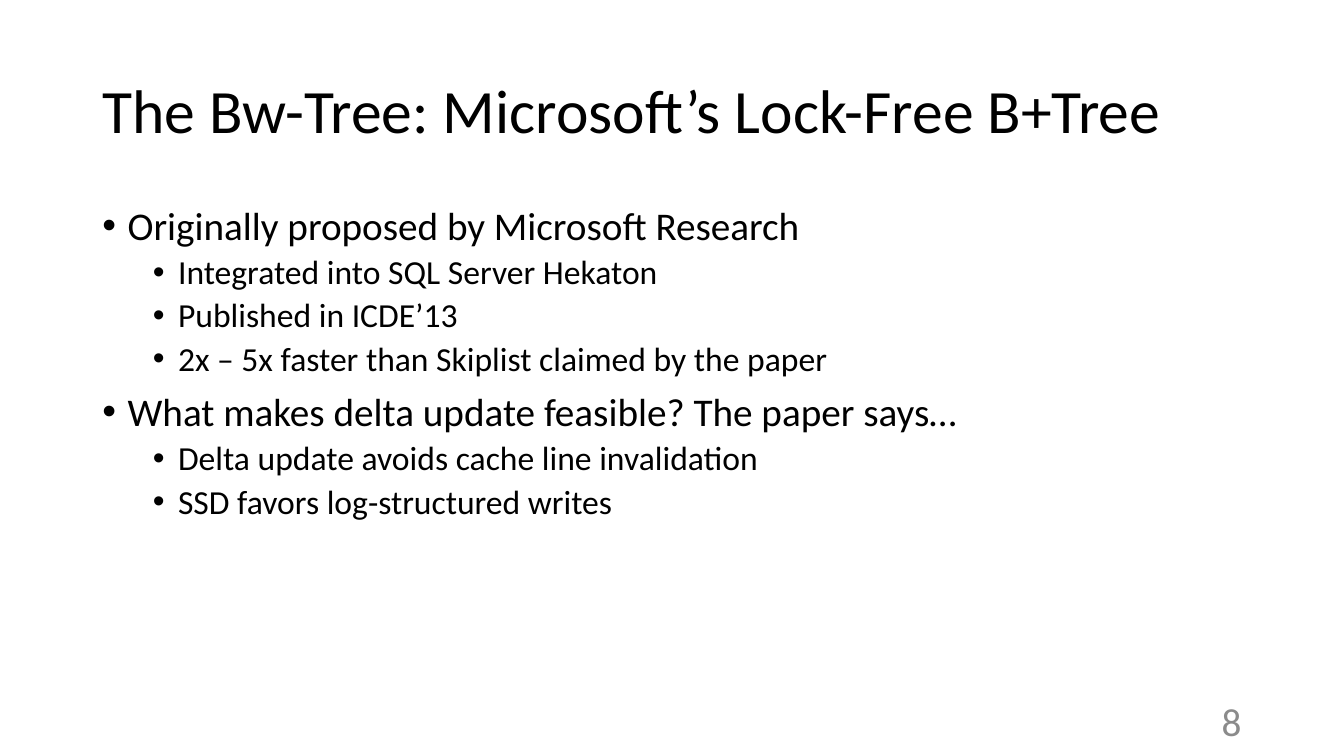
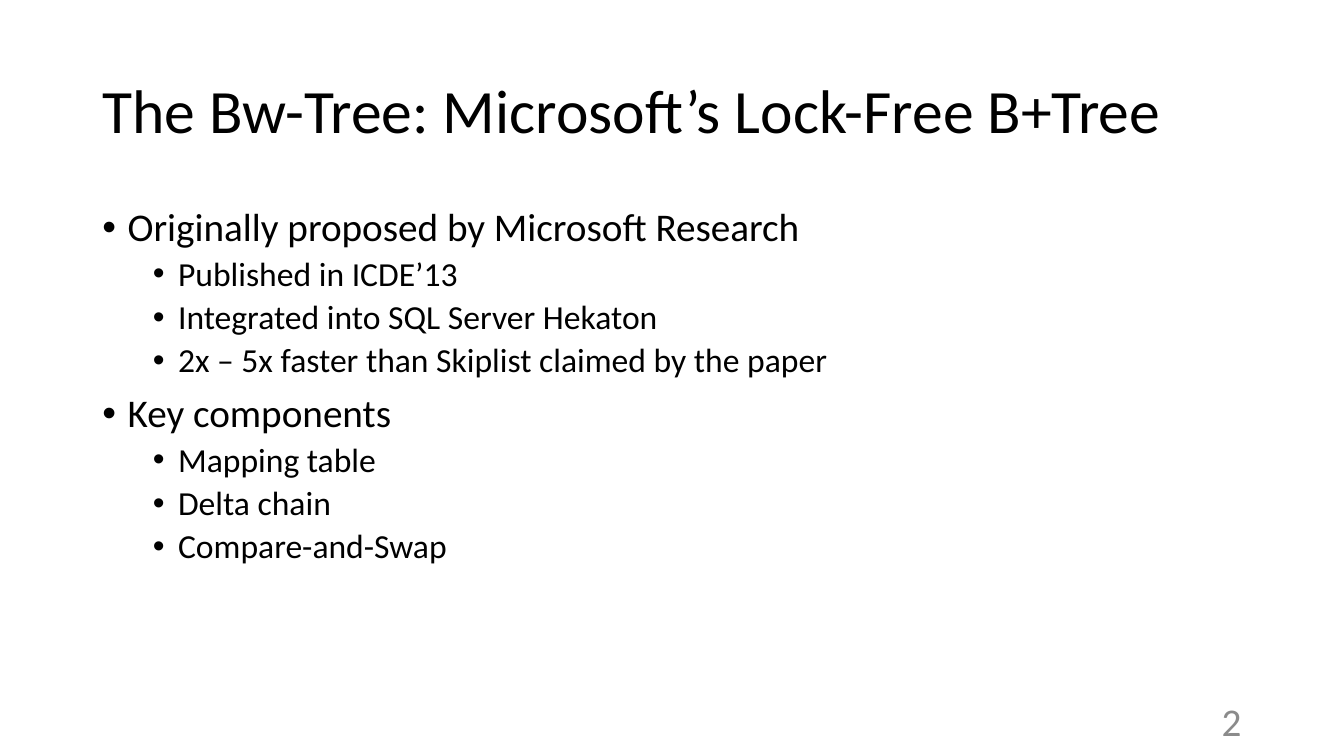
Before and after one commit to wangziqi2013/BwTree, a slide deck: slide 2 of SIGMOD 2018.pptx (slide 8 before the commit). Drawn at 1344x756 pixels with LibreOffice and Linux fonts; fonts in the diff are those of the drawing. Boxes give left, top, right and bottom in pixels: in the first picture for what was removed or moved away, otherwise in the second. Text is boxed around its words. In the diff, an @@ line names an element or a change of style, - is before the commit and + after.

```diff
--- a/SIGMOD 2018.pptx
+++ b/SIGMOD 2018.pptx
@@ text at <box>178,262,458,287</box>: paragraph added @@
+  • Published in ICDE’13
@@ text at <box>178,303,458,328</box>: paragraph removed @@
-  • Published in ICDE’13
@@ text at <box>128,402,447,564</box>: text changed @@
-• What makes delta update feasible? The paper says…
-  • Delta update avoids cache line invalidation
-  • SSD favors log-structured writes
+• Key components
+  • Mapping table
+  • Delta chain
+  • Compare-and-Swap
@@ page number at <box>1222,710,1242,736</box>: text changed @@
-8
+2
```
Also in this commit, not shown: 13 other slides changed.
